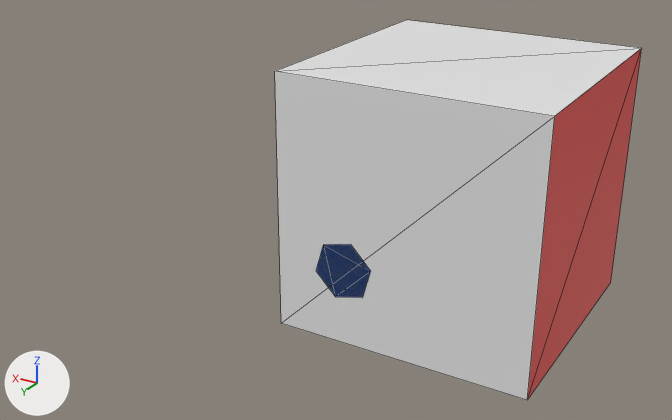
Before and after pictures for a commit that changed the glTF model media/auto_export.glb.
Camera for both pictures: a 50 mm lens placed at (-2.61, 5.19, 2.66), pointed at (1.06, -0.92, -0.39). Every picture has the same lights, and +X, +Y and +Z are marked at lower left. The first picture is the older version. Mesh edges are drawn as thin lines. Where no turn or scale is listed for an object, it has been applied to the vertices.
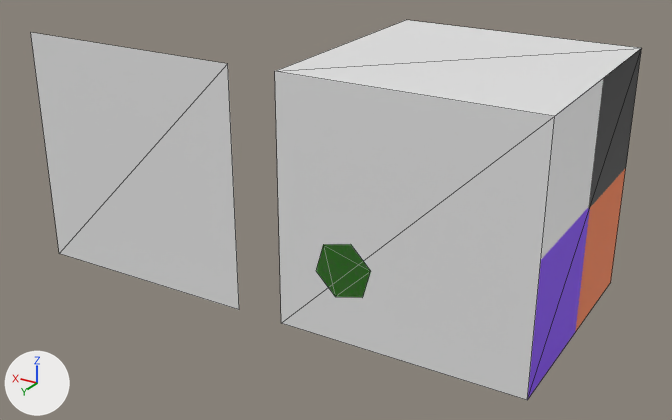
Where the change shows, as pixel boxes [x1, y1, x2, y2] in the pictures (672 x 420 px):
'Plane.005', added: after [31, 32, 239, 310]
'Plane.002', recoloured: [527, 49, 641, 400] in both
'Cylinder', recoloured (blue to green): [316, 244, 371, 298] in both

Edits to the bpy script that builds the scene:
```text
Add img_1024:
    img_1024 = load_image('1024', '_unpacked/1024', 1024, 1024, 'sRGB')
Change mat_glass:
    mat_glass.base_color: (0.0339, 0.199, 0.801) -> (0.118, 0.8, 0.0426)  # blue #347be7 -> green #60e73a
Add mat_textured:
    mat_textured = principled_material('Textured')
    mat_textured.texture = img_1024
Change me_plane_002:
    where me_plane_002.from_pydata(...)  # 4 vertices, 2 faces; spans x 0.0, y -1.0..1.0, z -1.0..1.0
    remove me_plane_002.materials.append(mat_material_002)  # red #e73026
    add me_plane_002.materials.append(mat_textured)  # picture img_1024
Add ob_plane_005:
    ob_plane_005 = bpy.data.objects.new('Plane.005', me_plane.copy())  # the mesh of ob_plane
    ob_plane_005.location = (2.404, 0.0, 0.0)
```
